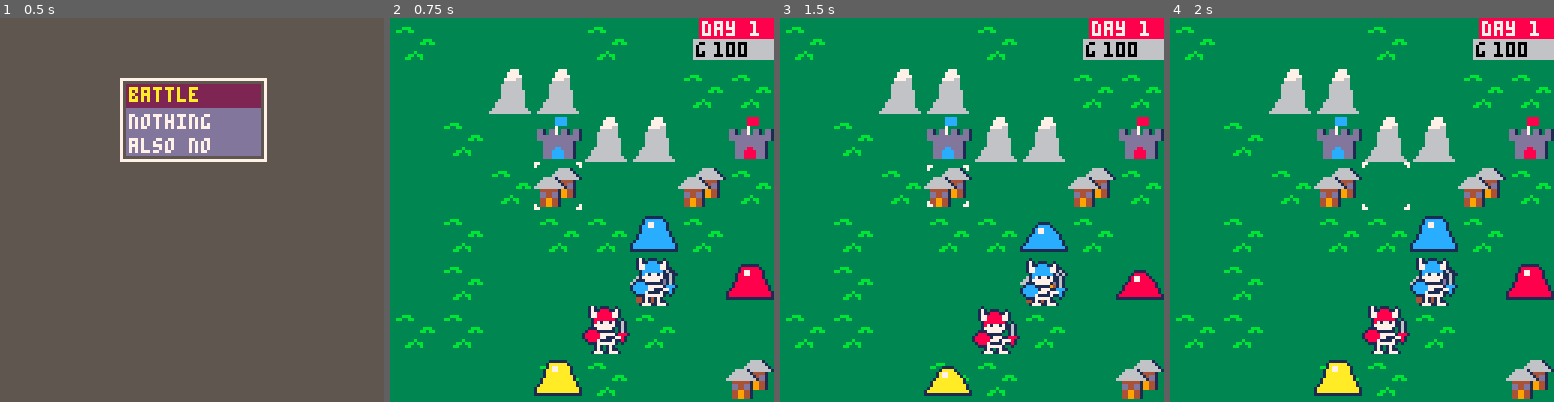
Above: before the commit, frames 1-4 (left to right).
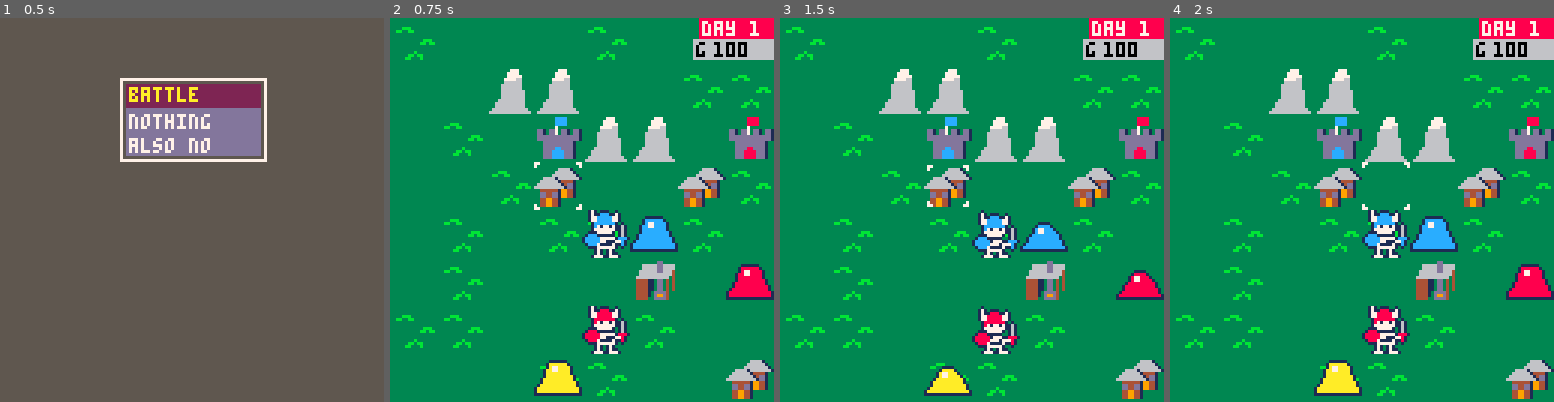
Above: after the commit, the same moments.

Repository: Cuttleshock/PICO-8-projects
Game: PICO-8 cartridge wars.p8
Same seed, same stepped clock (60 frames per second), same inputs: the game is played once before the commit and once after it.
Inputs:
- Up to frame 1 (0.5 s): tap X (X key) at 0.33 s
- Up to frame 2 (0.75 s): tap O (Z key) at 0.7 s
- Up to frame 3 (1.5 s): tap X (X key) at 1.07 s
- Up to frame 4 (2 s): hold Right from 1.6 s (still down); tap O (Z key) at 1.7 s; tap X (X key) at 1.85 s

Frame 1 is identical in both runs. In frame 2, 2.3% of the frame differs, in the area x 50-75%, y 50-75%; in frame 3, 2.2%; in frame 4, 2.3%.

Commit message:
Create factories, which currently act identical to cities

Diff:
--- a/wars.p8
+++ b/wars.p8
@@ -230,7 +230,7 @@
 	make_unit(7,5,FACTION_RED,slime_base)
 	make_unit(4,6,FACTION_RED,skel_base)
 	make_unit(5,4,FACTION_BLUE,slime_base)
-	make_unit(5,5,FACTION_BLUE,skel_base)
+	make_unit(4,4,FACTION_BLUE,skel_base)
 	make_unit(8,3,FACTION_GREEN,slime_base)
 	make_unit(9,4,FACTION_GREEN,skel_base)
 	make_unit(3,7,FACTION_YELLOW,slime_base)
@@ -981,23 +981,23 @@
 000c000c077000000000077070000000000000070000000000000000000000000000000000001710171100000000171017110000000000000000000000000000
 00c000c0000000000000000077000000000000770000000000000000000000000000000000017771177710000001777117771000000000000000000000000000
 c000c000000000000000000000000000000000000000000000000000000000000000000000000000000000000000000000000000000000000000000000000000
-000c000c000000007770000000000000000000000000000000000000000000066660000000000000000000000000000000000000000000000000000000000000
-00c000c0000000077770000000000000000000000000000066661000000000066660000000000000000000000000000000000000000000000000000000000000
-0c000c0000000007777700000000bbb0000000000000000666666100000000066660000000000000000000000000000000000000000000000000000000000000
-c000c000000000777766000000bb00bb000000000000006666666610000000070000000000000000000000000000000000000000000000000000000000000000
-000c000c0000006666660000000000000000000000066661666666610dd10dd70dd10dd100000000000000000000000000000000000000000000000000000000
-00c000c00000066666660000000000000000000000666666144441000dd10dd70dd10dd100000000000000000000000000000000000000000000000000000000
-0c000c00000006666666000000000000000bbb0006666666614dd1000dddddddddddddd100000000000000000000000000000000000000000000000000000000
-00c000c000000666666660000000000000bb0bb066666666661dd1000dddddddddddddd100000000000000000000000000000000000000000000000000000000
-0c000c00000006666666600000000000000000000044444419944100000dddddddddd10000000000000000000000000000000000000000000000000000000000
-c000c0000000066666666000000000000000000000dd44dd19944100000dddddddddd10000000000000000000000000000000000000000000000000000000000
-000c000c000066666666600000000000b000000000dd44dd19944100000dddd66dddd10000000000000000000000000000000000000000000000000000000000
-00c000c00006666666666000000000bb0bb000000044994410000000000ddd6666ddd10000000000000000000000000000000000000000000000000000000000
-0c000c00000666666666600000000bb000b000000044994410000000000ddd6666ddd10000000000000000000000000000000000000000000000000000000000
+000c000c0000000077700000000000000000000000000000000000000000000666600000000000000dd000000000000000000000000000000000000000000000
+00c000c00000000777700000000000000000000000000000666610000000000666600000000066666dd666600000000000000000000000000000000000000000
+0c000c0000000007777700000000bbb00000000000000006666661000000000666600000000066666dd666600000000000000000000000000000000000000000
+c000c000000000777766000000bb00bb0000000000000066666666100000000700000000000666666dd666400000000000000000000000000000000000000000
+000c000c0000006666660000000000000000000000066661666666610dd10dd70dd10dd100066666666666400000000000000000000000000000000000000000
+00c000c00000066666660000000000000000000000666666144441000dd10dd70dd10dd100666666666660400000000000000000000000000000000000000000
+0c000c00000006666666000000000000000bbb0006666666614dd1000dddddddddddddd1004444110dd040400000000000000000000000000000000000000000
+00c000c000000666666660000000000000bb0bb066666666661dd1000dddddddddddddd1004444110dd040400000000000000000000000000000000000000000
+0c000c00000006666666600000000000000000000044444419944100000dddddddddd100004444110dd040400000000000000000000000000000000000000000
+c000c0000000066666666000000000000000000000dd44dd19944100000dddddddddd100004444110dd040400000000000000000000000000000000000000000
+000c000c000066666666600000000000b000000000dd44dd19944100000dddd66dddd10000444410dddd40000000000000000000000000000000000000000000
+00c000c00006666666666000000000bb0bb000000044994410000000000ddd6666ddd10000444410d99d40000000000000000000000000000000000000000000
+0c000c00000666666666600000000bb000b000000044994410000000000ddd6666ddd10000444400dddd40000000000000000000000000000000000000000000
 c000c000006666666666660000000000000000000044994410000000000ddd6666ddd10000000000000000000000000000000000000000000000000000000000
 000c000c066666666666666000000000000000000000000000000000000000000000000000000000000000000000000000000000000000000000000000000000
 __gff__
-0100000000000000000000000000000000000000000000000000000000000000000202010103030404000000000000000002020101030304040000000000000000000000000000000000000000000000000000000000000000000000000000000000000000000000000000000000000000000000000000000000000000000000
+0100000000000000000000000000000000000000000000000000000000000000000202010103030404030300000000000002020101030304040303000000000000000000000000000000000000000000000000000000000000000000000000000000000000000000000000000000000000000000000000000000000000000000
 0000000000000000000000000000000000000000000000000000000000000000000000000000000000000000000000000000000000000000000000000000000000000000000000000000000000000000000000000000000000000000000000000000000000000000000000000000000000000000000000000000000000000000
 __map__
 2324000000000000232400000000000000000000000000000000212221222324000000000000000000000000000000000000000000000000000000000000000000000000000000000000000000000000000000000000000000000000000000000000000000000000000000000000000000000000000000000000000000000000
@@ -1010,8 +1010,8 @@
 0000000033343536000000003536333400003132333400003536353600000000000000000000000000000000000000000000000000000000000000000000000000000000000000000000000000000000000000000000000000000000000000000000000000000000000000000000000000000000000000000000000000000000
 0000232400002324232400002324000023242324000000002324232400002324000000000000000000000000000000000000000000000000000000000000000000000000000000000000000000000000000000000000000000000000000000000000000000000000000000000000000000000000000000000000000000000000
 0000333400003334333400003334000033343334000000003334333400003334000000000000000000000000000000000000000000000000000000000000000000000000000000000000000000000000000000000000000000000000000000000000000000000000000000000000000000000000000000000000000000000000
-0000232400000000000025260000000000002324000000000000000021222122000000000000000000000000000000000000000000000000000000000000000000000000000000000000000000000000000000000000000000000000000000000000000000000000000000000000000000000000000000000000000000000000
-0000333400000000000035360000000000003334000000000000000031323132000000000000000000000000000000000000000000000000000000000000000000000000000000000000000000000000000000000000000000000000000000000000000000000000000000000000000000000000000000000000000000000000
+00002324000000000000292a0000000000002324000000000000000021222122000000000000000000000000000000000000000000000000000000000000000000000000000000000000000000000000000000000000000000000000000000000000000000000000000000000000000000000000000000000000000000000000
+00003334000000000000393a0000000000003334000000000000000031323132000000000000000000000000000000000000000000000000000000000000000000000000000000000000000000000000000000000000000000000000000000000000000000000000000000000000000000000000000000000000000000000000
 2324232400000000000023240000000023242728000000002122212221220000000000000000000000000000000000000000000000000000000000000000000000000000000000000000000000000000000000000000000000000000000000000000000000000000000000000000000000000000000000000000000000000000
 3334333400000000000033340000000033343738000000003132313231320000000000000000000000000000000000000000000000000000000000000000000000000000000000000000000000000000000000000000000000000000000000000000000000000000000000000000000000000000000000000000000000000000
 0000000000002324232400000000252625262122252600002122000023240000000000000000000000000000000000000000000000000000000000000000000000000000000000000000000000000000000000000000000000000000000000000000000000000000000000000000000000000000000000000000000000000000
